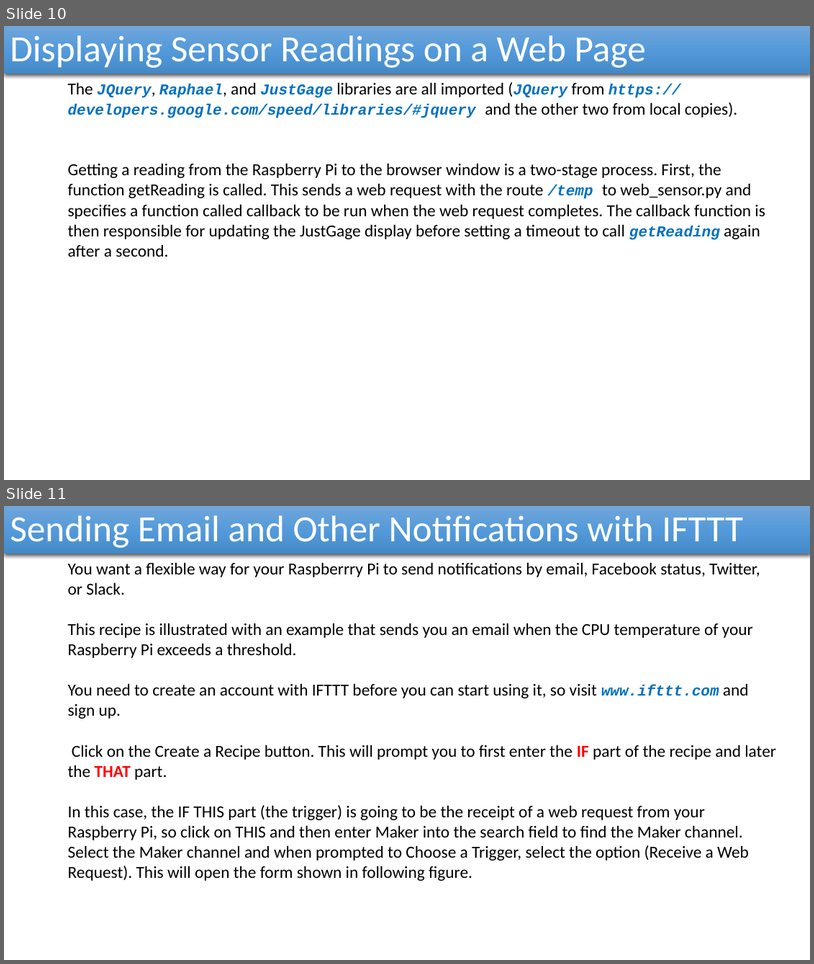
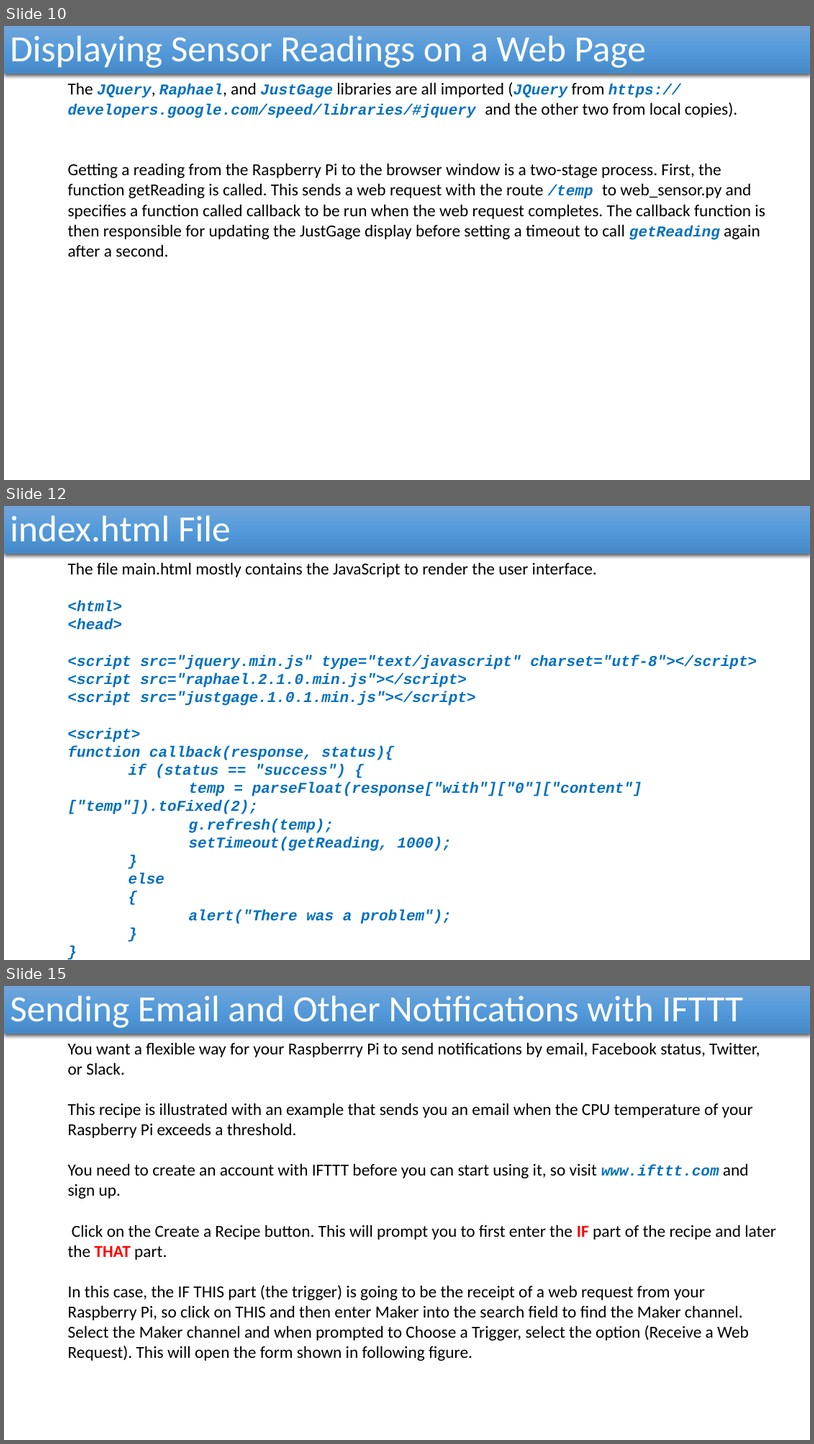
Before and after one commit to reza-arjmandi/rpi-course, a slide deck: session6/presentation/Internet Of Things.pptx. Shown one above the other, each under a label of ours: slides 10 and 11 before the commit, slides 10, 12 and 15 after it; the slides between them are not shown. The pictures are 814x964 and 814x1444 pixels, drawn with LibreOffice and Linux fonts; fonts in the diff are those of the drawing. Boxes give left, top, right and bottom in pixels: in the first picture for what was removed or moved away, otherwise in the second. Text is boxed around its words. In the diff, an @@ line names an element or a change of style, - is before the commit and + after.

```diff
--- a/session6/presentation/Internet Of Things.pptx
+++ b/session6/presentation/Internet Of Things.pptx
@@ slide 12 added at bbox=[4, 506, 810, 960], background #FFFFFF @@
@@ rectangle added at bbox=[4, 506, 810, 554], fill gradient #71A6DB to #559BDB to #448ACA, 44 pt, text #FFFFFF @@
+index.html File
@@ text added at bbox=[68, 562, 757, 924], 18 pt, text #0070C0, bold, italic @@
+  The file main.html mostly contains the JavaScript to render the user interface.
+  <html>
+  <head>
+  <script src="jquery.min.js" type="text/javascript" charset="utf-8"></script>
+  <script src="raphael.2.1.0.min.js"></script>
+  <script src="justgage.1.0.1.min.js"></script>
+  <script>
+  function callback(response, status){
+  if (status == "success") {
+  temp = parseFloat(response["with"]["0"]["content"]["temp"]).toFixed(2);
+  g.refresh(temp);
+  setTimeout(getReading, 1000);
+  }
+  else
+  {
+  alert("There was a problem");
+  }
+  }
@@ what was slide 11 is now slide 15 @@
```
Also in this commit, not shown: 3 other slides added, 1 slide removed, 1 other file.
